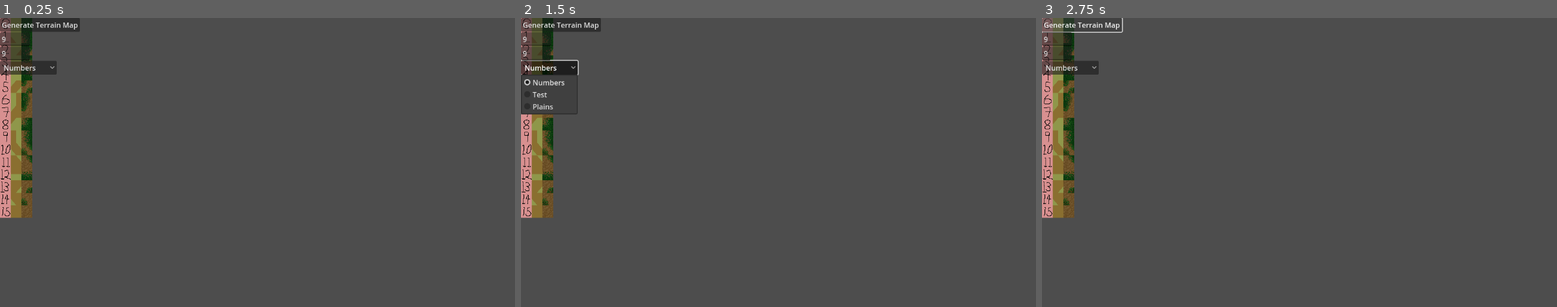
Above: before the commit, frames 1-3 (left to right).
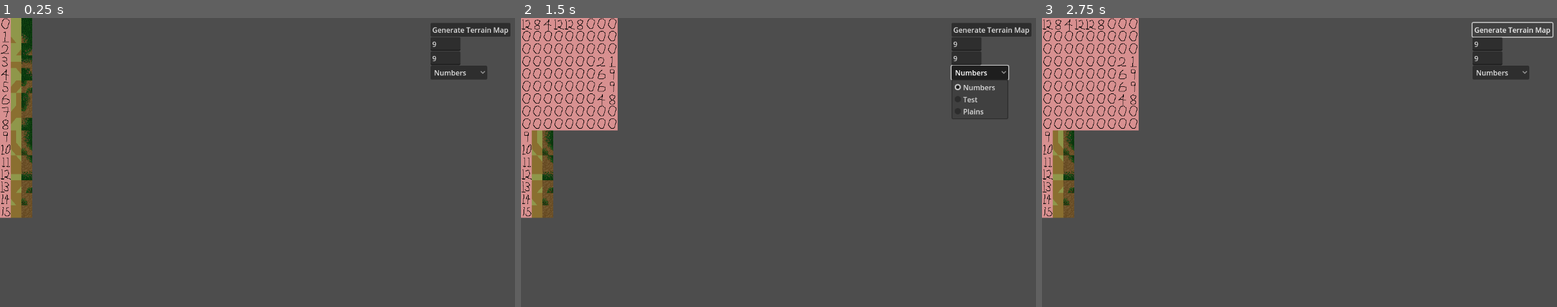
Above: after the commit, the same moments.

Repository: 28jb11/space-game
Game: Godot game, scene res://scenes/test_bed.tscn
Same seed, same stepped clock (60 frames per second), same inputs: the game is played once before the commit and once after it.
Inputs:
- Up to frame 1 (0.25 s): no input
- Up to frame 2 (1.5 s): click "Generate Terrain Map" at 0.5 s; click "Numbers" at 1.25 s
- Up to frame 3 (2.75 s): click "Generate Terrain Map" at 2 s

The runs differ from the first frame. In frame 1, 3.2% of the frame differs, in the area x 0-100%, y 0-22%; in frame 2, 9.1%, in the area x 0-100%, y 0-39%; in frame 3, 8.2%.

Commit message:
ms wrapper functional

Diff:
--- /dev/null
+++ b/scenes/main.tscn
@@ -0,0 +1,7 @@
+[gd_scene load_steps=2 format=3 uid="uid://ce1sjbq7xhcqp"]
+
+[ext_resource type="PackedScene" uid="uid://c3opfl4r2s7y6" path="res://scenes/test_bed.tscn" id="1_2ef4w"]
+
+[node name="Main" type="Node"]
+
+[node name="TestBed" parent="." instance=ExtResource("1_2ef4w")]
--- a/scenes/test_bed.tscn
+++ b/scenes/test_bed.tscn
@@ -29,8 +29,10 @@
 [node name="TestControls" type="Control" parent="."]
 layout_mode = 3
 anchors_preset = 0
-offset_right = 40.0
-offset_bottom = 40.0
+offset_left = 963.0
+offset_top = 11.0
+offset_right = 1163.0
+offset_bottom = 166.0
 
 [node name="GenerateTerrainButton" type="Button" parent="TestControls"]
 layout_mode = 0
--- a/scripts/terrain_tiles.gd
+++ b/scripts/terrain_tiles.gd
@@ -1,7 +1,7 @@
 extends TileMapLayer
 
 # creates data structures to find marching squares case values
-func initialize():
+func initialize() -> Array:
 	# get tileset
 	# tileset has multiple sources. each source is a different terrain set
 	var tileset = self.tile_set
@@ -22,6 +22,7 @@
 		tile_sources.append(ms)
 
 	test_tileset_sources(tile_sources)
+	return tile_sources
 
 func test_tileset_sources(tile_sources):
 
@@ -39,42 +40,36 @@
 		source_id += 1
 		x += 1
 
-func apply_marching_squares(map: Dictionary, cases: Dictionary):
-	print(cases)
-	print("applying marching squares tiles...")
 
-	# for each terrain set?
-	# this doesn't make too much sense.
-	for custom_data_layer in cases.keys():
-		# for each position in the map to be rendered
-		# this makes perfect sense
-		for position in map.keys():
-			var x = position.x
-			var y = position.y
 
-			var top_left = map.get(Vector2(x, y), "")
-			var top_right = map.get(Vector2(x + 1, y), "")
-			var bottom_left = map.get(Vector2(x, y + 1), "")
-			var bottom_right = map.get(Vector2(x + 1, y + 1), "")
+func get_ms_index(map: Dictionary, position: Vector2i) -> int:
 
-			var index = 0
-			if bottom_left:
-				index |= 1
-			if bottom_right:
-				index |= 2
-			if top_right:
-				index |= 4
-			if top_left:
-				index |= 8
+		var x = position.x
+		var y = position.y
 
-			# maybe just return the index of requested tile?
+		var top_left = map.get(Vector2(x, y), "")
+		var top_right = map.get(Vector2(x + 1, y), "")
+		var bottom_left = map.get(Vector2(x, y + 1), "")
+		var bottom_right = map.get(Vector2(x + 1, y + 1), "")
 
-			# Assuming 'cases' dictionary has structure
-			# {custom_data_layer_name: {tile_atlas_position: marching_squares_case_value}}
-			# var tiles_for_layer = cases[custom_data_layer]
-			# for tile_position in tiles_for_layer.keys():
-				# var case_value = tiles_for_layer[tile_position]
-				# if case_value == index:
-					# Apply the tile_id to the tilemap at the correct position
-					# tilemap.set_cell(Vector2i(x, y), tileset.get_source_id(0), tile_position, 0)
-					# break
+		var index = 0
+		if bottom_left:
+			index |= 1
+		if bottom_right:
+			index |= 2
+		if top_right:
+			index |= 4
+		if top_left:
+			index |= 8
+
+		return index
+
+func apply_tiles(map: Dictionary, terrain_id: int, tile_source):
+		for key in map:
+			var ms_index = get_ms_index(map, Vector2i(key.x, key.y))
+			var valid_tiles = tile_source[ms_index]
+			print(valid_tiles)
+			set_cell_ms(Vector2i(key.x,key.y), valid_tiles[0], terrain_id)
+
+func set_cell_ms(position: Vector2i, atlas_position: Vector2i, terrain_id: int):
+	set_cell(position, terrain_id, atlas_position, 0)
--- a/scripts/test_bed.gd
+++ b/scripts/test_bed.gd
@@ -7,12 +7,16 @@
 
 @onready var tile_wrapper = $TerrainTiles
 
+@onready var terrain_id = 0
+
+var tile_sources
+
 # var MS_tiles : Dictionary = {}
 # Called when the node enters the scene tree for the first time.
 func _ready() -> void:
 	# MS_tiles = tile_wrapper.initialize()
-	tile_wrapper.initialize()
-	pass
+	tile_sources = tile_wrapper.initialize()
+	print(tile_sources)
 
 # Called every frame. 'delta' is the elapsed time since the previous frame.
 func _process(delta: float) -> void:
@@ -20,11 +24,8 @@
 
 func _on_generate_terrain_button_pressed() -> void:
 	var terrain_map = terrain_generator.generate_terrain_grid(int(width_input.text), int(height_input.text))
-#	tile_wrapper.apply_marching_squares(terrain_map, MS_tiles, int(width_input.text), int(height_input.text))
+	tile_wrapper.apply_tiles(terrain_map, terrain_id, tile_sources[terrain_id])
 	print(terrain_map)
 
-
-
 func _on_select_terrain_menu_item_selected(index: int) -> void:
-	print(index)
-	pass # Replace with function body.
+	terrain_id = index
